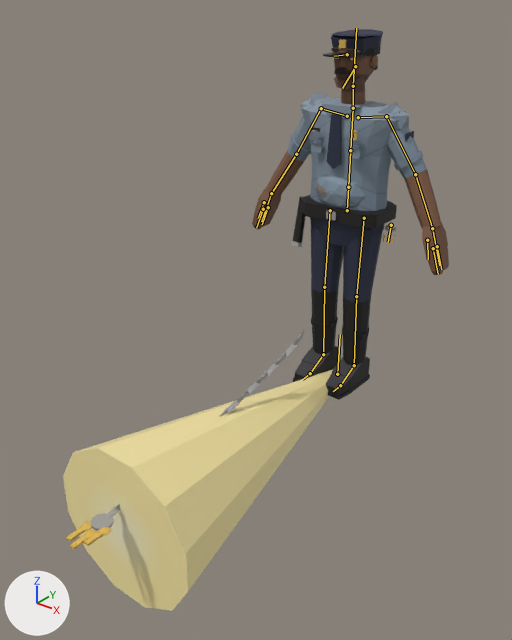
The Blender file art/hollis.blend, before and after one commit.
Camera for both pictures: a camera (50 mm lens) standing at (2.03, -3.36, 2.26) and looking at (0.01, -0.84, 0.7). Arrows for +X, +Y and +Z are at lower left; the lights stay in place. The first picture is the older version. The bones that bend it are drawn over the model as lines.

In view in the first picture: 'fx_flashlight_beam', 'fx_key_ring', 'hollis_body'.
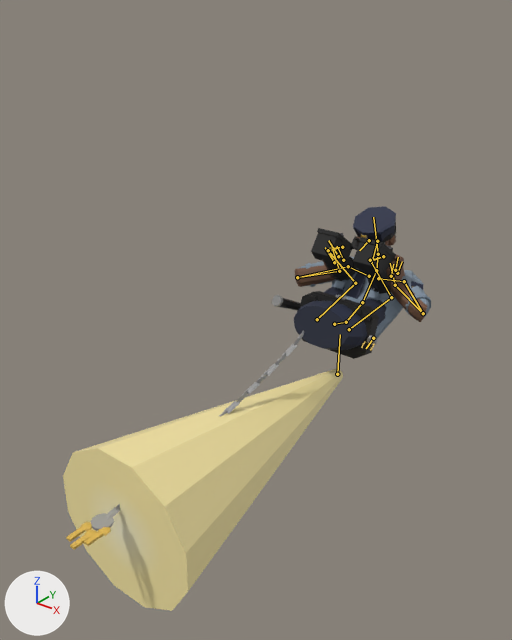
The newer file adds an action. The first version stands in its rest pose; the second is drawn at frame 3 of the action 'relaunch'.

Where the change shows, as pixel boxes (x1, y1, x2, y2) in the pictures (512 x 640 px):
'hollis_body', posed (19% narrower, 59% shorter): before (252, 29, 449, 400); after (272, 206, 431, 359)
bone 'hips', root to tip: before (347, 210) to (348, 187); after (334, 324) to (346, 322)
bone 'spine', root to tip: before (348, 187) to (350, 150); after (346, 322) to (362, 302)
bone 'chest', root to tip: before (350, 150) to (353, 108); after (362, 302) to (376, 270)
bone 'neck', root to tip: before (353, 108) to (353, 86); after (376, 270) to (378, 254)
bone 'head', root to tip: before (353, 86) to (356, 28); after (378, 254) to (373, 217)
bone 'jaw', root to tip: before (355, 66) to (342, 88); after (377, 241) to (371, 263)
bone 'x_peak', root to tip: before (347, 54) to (334, 56); after (369, 240) to (359, 250)
bone 'thumb.L', root to tip: before (427, 240) to (428, 259); after (397, 273) to (402, 261)
bone 'index.L', root to tip: before (433, 248) to (438, 274); after (395, 270) to (398, 257)
bone 'fingers.L', root to tip: before (437, 246) to (441, 269); after (391, 276) to (393, 264)
bone 'thumb.R', root to tip: before (264, 202) to (258, 218); after (343, 260) to (337, 246)
bone 'index.R', root to tip: before (263, 209) to (256, 228); after (338, 256) to (328, 240)
bone 'fingers.R', root to tip: before (268, 207) to (262, 224); after (334, 262) to (325, 247)
bone 'toe.L', root to tip: before (340, 385) to (333, 391); after (383, 256) to (374, 260)
bone 'toe.R', root to tip: before (310, 373) to (302, 379); after (342, 247) to (329, 248)
bone 'x_keys', root to tip: before (391, 225) to (388, 242); after (373, 338) to (366, 348)

Patch to the scene script:
```diff
--- a/art/hollis.blend.py
+++ b/art/hollis.blend.py
@@ bone_hips @@
 bone_hips = bpy.data.objects['hollis'].pose.bones['hips']  # child of 'root'
-bone_hips.location = (0.0, 0.0, 0.0)
-bone_hips.rotation_quaternion = (1.0, 0.0, 0.0, 0.0)  # degrees (0, 0, 0)
+bone_hips.location = (0.0, -0.692, 0.067)
+bone_hips.rotation_quaternion = (0.606, -0.795, 0.0, 0.0)  # degrees (-105, 0, 0)
@@ bone_spine @@
 bone_spine = bpy.data.objects['hollis'].pose.bones['spine']  # child of 'hips'
-bone_spine.rotation_quaternion = (1.0, 0.0, 0.0, 0.0)  # degrees (0, 0, 0)
+bone_spine.rotation_quaternion = (0.956, 0.292, 0.0, 0.0)  # degrees (34, 0, 0)
@@ bone_chest @@
 bone_chest = bpy.data.objects['hollis'].pose.bones['chest']  # child of 'spine'
-bone_chest.rotation_quaternion = (1.0, 0.0, 0.0, 0.0)  # degrees (0, 0, 0)
+bone_chest.rotation_quaternion = (0.966, 0.259, 0.0, 0.0)  # degrees (30, 0, 0)
@@ bone_neck @@
 bone_neck = bpy.data.objects['hollis'].pose.bones['neck']  # child of 'chest'
-bone_neck.rotation_quaternion = (1.0, 0.0, 0.0, 0.0)  # degrees (0, 0, 0)
+bone_neck.rotation_quaternion = (0.951, 0.309, 0.0, 0.0)  # degrees (36, 0, 0)
@@ bone_head @@
 bone_head = bpy.data.objects['hollis'].pose.bones['head']  # child of 'neck'
-bone_head.rotation_quaternion = (1.0, 0.0, 0.0, 0.0)  # degrees (0, 0, 0)
+bone_head.rotation_quaternion = (0.976, 0.216, 0.0, 0.0)  # degrees (25, 0, 0)
@@ bone_jaw @@
 bone_jaw = bpy.data.objects['hollis'].pose.bones['jaw']  # child of 'head'
-bone_jaw.rotation_quaternion = (1.0, 0.0, 0.0, 0.0)  # degrees (0, 0, 0)
+bone_jaw.rotation_quaternion = (0.995, -0.098, 0.0, 0.0)  # degrees (-11, 0, 0)
@@ bone_x_peak @@
 bone_x_peak = bpy.data.objects['hollis'].pose.bones['x_peak']  # child of 'head'
-bone_x_peak.rotation_quaternion = (1.0, 0.0, 0.0, 0.0)  # degrees (0, 0, 0)
+bone_x_peak.rotation_quaternion = (0.999, 0.036, 0.0, 0.025)  # degrees (4, 0, 3)
@@ bone_thumb_l @@
 bone_thumb_l = bpy.data.objects['hollis'].pose.bones['thumb.L']  # child of 'hand.L'
-bone_thumb_l.rotation_quaternion = (1.0, 0.0, 0.0, 0.0)  # degrees (0, 0, 0)
+bone_thumb_l.rotation_quaternion = (0.976, 0.0, 0.0, 0.216)  # degrees (0, 0, 25)
@@ bone_index_l @@
 bone_index_l = bpy.data.objects['hollis'].pose.bones['index.L']  # child of 'hand.L'
-bone_index_l.rotation_quaternion = (1.0, 0.0, 0.0, 0.0)  # degrees (0, 0, 0)
+bone_index_l.rotation_quaternion = (0.988, 0.0, 0.0, 0.156)  # degrees (0, 0, 18)
@@ bone_fingers_l @@
 bone_fingers_l = bpy.data.objects['hollis'].pose.bones['fingers.L']  # child of 'hand.L'
-bone_fingers_l.rotation_quaternion = (1.0, 0.0, 0.0, 0.0)  # degrees (0, 0, 0)
+bone_fingers_l.rotation_quaternion = (0.988, 0.0, 0.0, 0.156)  # degrees (0, 0, 18)
@@ bone_thumb_r @@
 bone_thumb_r = bpy.data.objects['hollis'].pose.bones['thumb.R']  # child of 'hand.R'
-bone_thumb_r.rotation_quaternion = (1.0, 0.0, 0.0, 0.0)  # degrees (0, 0, 0)
+bone_thumb_r.rotation_quaternion = (0.976, 0.0, 0.0, -0.216)  # degrees (0, 0, -25)
@@ bone_index_r @@
 bone_index_r = bpy.data.objects['hollis'].pose.bones['index.R']  # child of 'hand.R'
-bone_index_r.rotation_quaternion = (1.0, 0.0, 0.0, 0.0)  # degrees (0, 0, 0)
+bone_index_r.rotation_quaternion = (0.988, 0.0, 0.0, -0.156)  # degrees (0, 0, -18)
@@ bone_fingers_r @@
 bone_fingers_r = bpy.data.objects['hollis'].pose.bones['fingers.R']  # child of 'hand.R'
-bone_fingers_r.rotation_quaternion = (1.0, 0.0, 0.0, 0.0)  # degrees (0, 0, 0)
+bone_fingers_r.rotation_quaternion = (0.988, 0.0, 0.0, -0.156)  # degrees (0, 0, -18)
@@ bone_toe_l @@
 bone_toe_l = bpy.data.objects['hollis'].pose.bones['toe.L']  # child of 'foot.L'
-bone_toe_l.rotation_quaternion = (1.0, 0.0, 0.0, 0.0)  # degrees (0, 0, 0)
+bone_toe_l.rotation_quaternion = (0.295, 0.947, 0.127, -0.03)  # degrees (146, 8, 13)
@@ bone_toe_r @@
 bone_toe_r = bpy.data.objects['hollis'].pose.bones['toe.R']  # child of 'foot.R'
-bone_toe_r.rotation_quaternion = (1.0, 0.0, 0.0, 0.0)  # degrees (0, 0, 0)
+bone_toe_r.rotation_quaternion = (0.27, 0.865, 0.411, -0.097)  # degrees (155, 23, 46)
@@ bone_x_keys @@
 bone_x_keys = bpy.data.objects['hollis'].pose.bones['x_keys']  # child of 'hips'
-bone_x_keys.rotation_quaternion = (1.0, 0.0, 0.0, 0.0)  # degrees (0, 0, 0)
+bone_x_keys.rotation_quaternion = (0.94, -0.338, 0.0, 0.049)  # degrees (-40, 2, 5)
@@ bone_ik_hand_l @@
 bone_ik_hand_l = bpy.data.objects['hollis'].pose.bones['ik_hand.L']  # child of 'root'
-bone_ik_hand_l.location = (0.0, 0.0, 0.0)
-bone_ik_hand_l.rotation_quaternion = (1.0, 0.0, 0.0, 0.0)  # degrees (0, 0, 0)
+bone_ik_hand_l.location = (0.493, 0.349, -0.33)
+bone_ik_hand_l.rotation_quaternion = (-0.273, -0.946, 0.169, 0.039)  # degrees (148, -1, -20)
@@ bone_ik_foot_l @@
 bone_ik_foot_l = bpy.data.objects['hollis'].pose.bones['ik_foot.L']  # child of 'root'
-bone_ik_foot_l.location = (0.0, 0.0, 0.0)
-bone_ik_foot_l.rotation_quaternion = (1.0, 0.0, 0.0, 0.0)  # degrees (0, 0, 0)
+bone_ik_foot_l.location = (-0.022, -0.361, 0.58)
+bone_ik_foot_l.rotation_quaternion = (-0.304, 0.953, 0.0, 0.0)  # degrees (-145, 0, 0)
@@ bone_pole_knee_l @@
 bone_pole_knee_l = bpy.data.objects['hollis'].pose.bones['pole_knee.L']  # child of 'root'
-bone_pole_knee_l.location = (0.0, 0.0, 0.0)
+bone_pole_knee_l.location = (0.034, -0.166, -1.468)
@@ bone_pole_elbow_l @@
 bone_pole_elbow_l = bpy.data.objects['hollis'].pose.bones['pole_elbow.L']  # child of 'root'
-bone_pole_elbow_l.location = (0.0, 0.0, 0.0)
+bone_pole_elbow_l.location = (-0.041, -0.804, 0.734)
@@ bone_ik_hand_r @@
 bone_ik_hand_r = bpy.data.objects['hollis'].pose.bones['ik_hand.R']  # child of 'root'
-bone_ik_hand_r.location = (0.0, 0.0, 0.0)
-bone_ik_hand_r.rotation_quaternion = (1.0, 0.0, 0.0, 0.0)  # degrees (0, 0, 0)
+bone_ik_hand_r.location = (-0.491, 0.346, -0.298)
+bone_ik_hand_r.rotation_quaternion = (-0.273, -0.946, -0.169, -0.039)  # degrees (148, 1, 20)
@@ bone_ik_foot_r @@
 bone_ik_foot_r = bpy.data.objects['hollis'].pose.bones['ik_foot.R']  # child of 'root'
-bone_ik_foot_r.location = (0.0, 0.0, 0.0)
-bone_ik_foot_r.rotation_quaternion = (1.0, 0.0, 0.0, 0.0)  # degrees (0, 0, 0)
+bone_ik_foot_r.location = (0.022, -0.336, 0.599)
+bone_ik_foot_r.rotation_quaternion = (-0.304, 0.953, 0.0, 0.0)  # degrees (-145, 0, 0)
@@ bone_pole_knee_r @@
 bone_pole_knee_r = bpy.data.objects['hollis'].pose.bones['pole_knee.R']  # child of 'root'
-bone_pole_knee_r.location = (0.0, 0.0, 0.0)
+bone_pole_knee_r.location = (-0.034, -0.166, -1.468)
@@ bone_pole_elbow_r @@
 bone_pole_elbow_r = bpy.data.objects['hollis'].pose.bones['pole_elbow.R']  # child of 'root'
-bone_pole_elbow_r.location = (0.0, 0.0, 0.0)
+bone_pole_elbow_r.location = (0.041, -0.798, 0.765)
```
